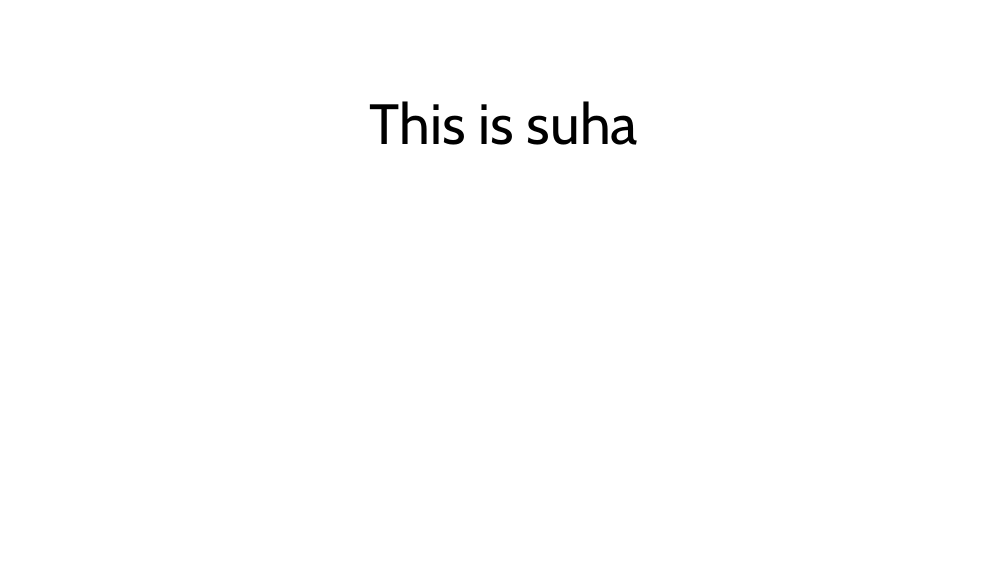
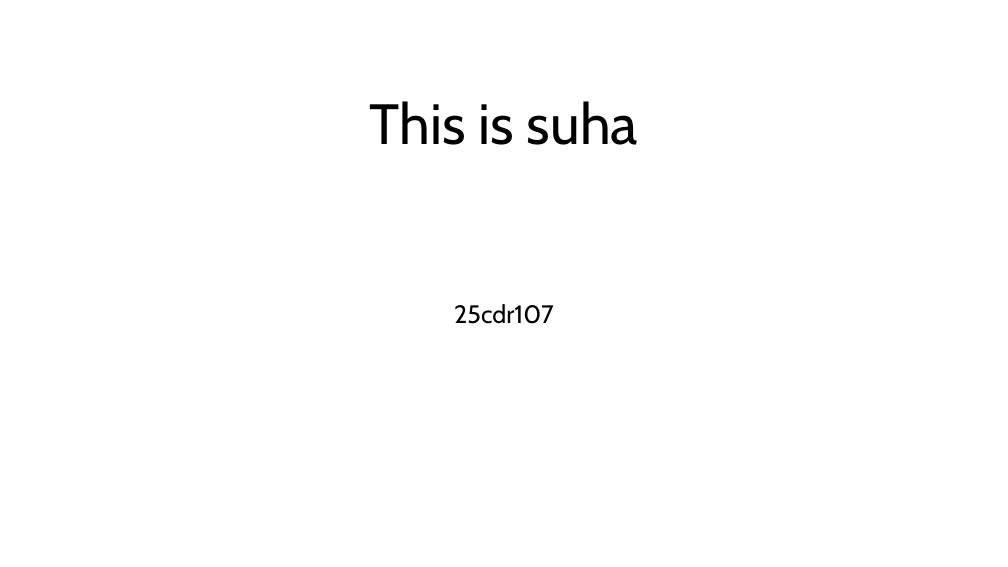
Before and after one commit to SuhaSajani/git-workshop, a slide deck: slide 1 of suhaa.pptx. Drawn at 1008x567 pixels with LibreOffice and Linux fonts; fonts in the diff are those of the drawing. Boxes give left, top, right and bottom in pixels: in the first picture for what was removed or moved away, otherwise in the second. Text is boxed around its words. In the diff, an @@ line names an element or a change of style, - is before the commit and + after.

```diff
--- a/suhaa.pptx
+++ b/suhaa.pptx
@@ subtitle added at [454, 304, 554, 324], 24 pt, text #000000 @@
+25cdr107
```
Also in this commit, not shown: 1 other file.
